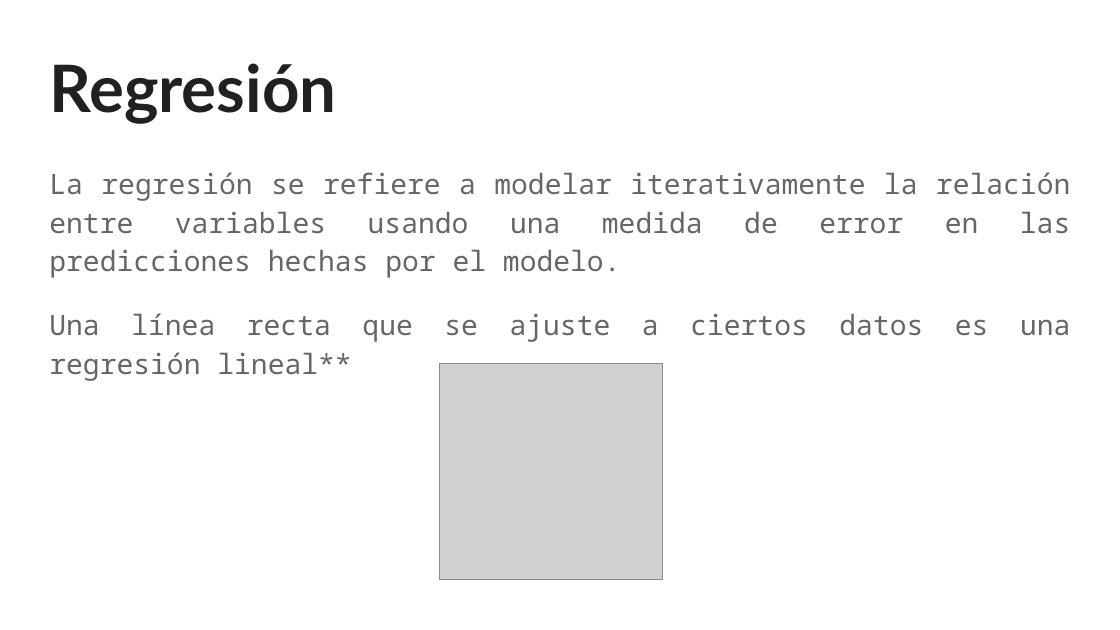
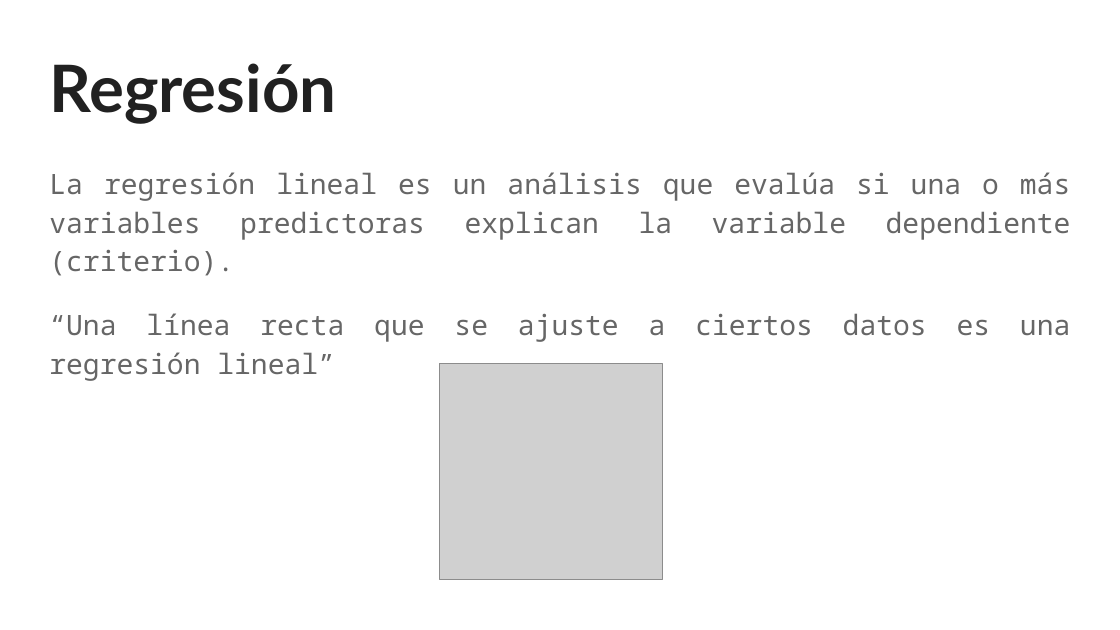
Before and after one commit to sainosmichelle/sainosmichelle.github.io, a slide deck: slide 2 of assets/files/Tema6/reg_lin/6.1 Regresion.pptx. Drawn at 1120x630 pixels with LibreOffice and Linux fonts; fonts in the diff are those of the drawing; grey boxes stand for pictures. Boxes give left, top, right and bottom in pixels: in the first picture for what was removed or moved away, otherwise in the second. Text is boxed around its words. In the diff, an @@ line names an element or a change of style, - is before the commit and + after.

```diff
--- a/assets/files/Tema6/reg_lin/6.1 Regresion.pptx
+++ b/assets/files/Tema6/reg_lin/6.1 Regresion.pptx
@@ text at (x1=49, y1=172, x2=1071, y2=342): text changed @@
-La regresión se refiere a modelar iterativamente la relación entre variables usando una medida de error en las predicciones hechas por el modelo.
-Una línea recta que se ajuste a ciertos datos es una regresión lineal**
+La regresión lineal es un análisis que evalúa si una o más variables predictoras explican la variable dependiente (criterio).
+“Una línea recta que se ajuste a ciertos datos es una regresión lineal”
```
Also in this commit, not shown: 1 other slide changed, 3 slides added, 2 slides removed, 8 other files.
